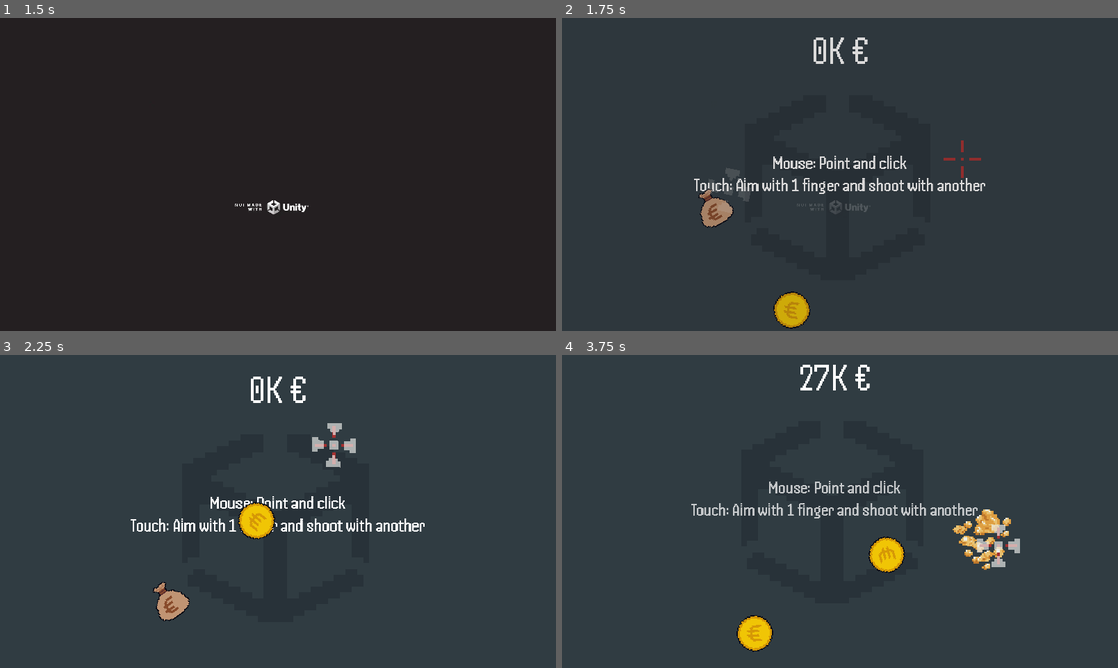
Above: before the commit, frames 1-4 (two rows, left to right).
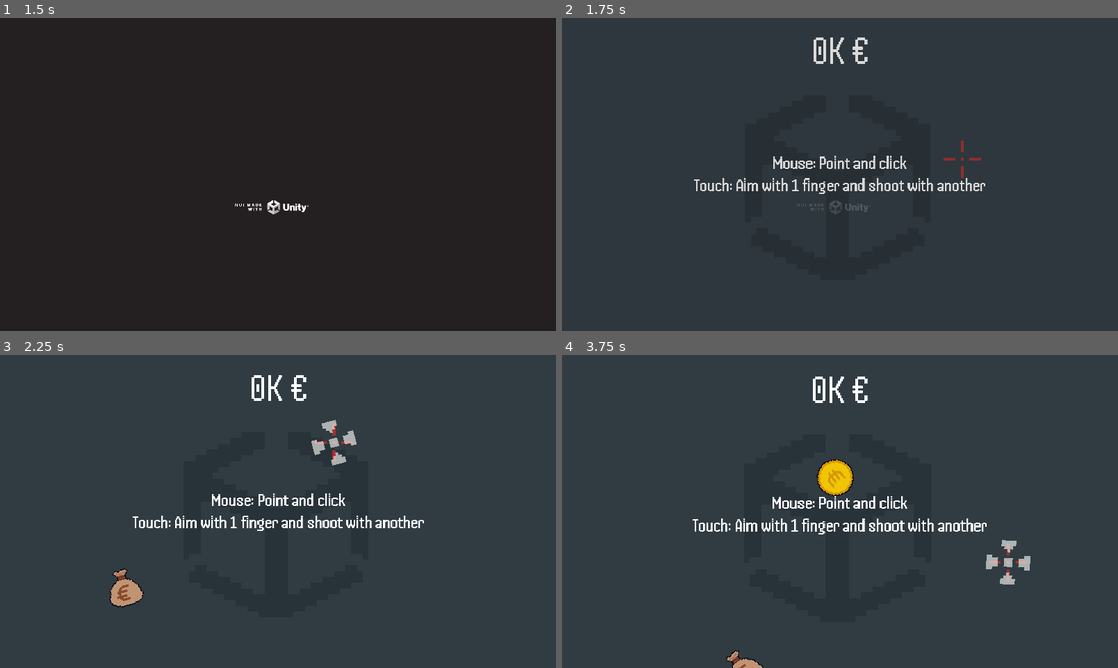
Above: after the commit, the same moments.

Repository: timoschwarzer/unity-footgun
Game: Godot game, scene res://Stage.tscn
Two runs of this game, one before a commit and one after it. Both use one fixed random seed, a clock stepped at 60 frames per second and the inputs below.
Inputs (mouse positions are in pixels of both pictures, inside the frame that each line leads up to):
- Up to frame 1 (1.5 s): tap Enter at 0.5 s; move the mouse to (400, 158) at 0.52 s; click (400, 158) at 0.6 s; tap Space at 1.25 s; drag from (166, 190) to (400, 158) at 1.27 s
- Up to frame 2 (1.75 s): no input
- Up to frame 3 (2.25 s): move the mouse to (333, 442) at 2.02 s; click (333, 442) at 2.1 s
- Up to frame 4 (3.75 s): drag from (812, 574) to (673, 464) at 2.77 s; move the mouse to (1006, 558) at 3.52 s; click (1006, 558) at 3.6 s

Frame 1 is identical in both runs. In frame 2, 1.4% of the frame differs, in the area x 23-73%, y 9-100%; in frame 3, 3.7%; in frame 4, 5.9%, in the area x 23-85%, y 3-100%.

Commit message:
Delay restart on touch screens

Diff:
--- a/Crosshair.gd
+++ b/Crosshair.gd
@@ -32,7 +32,7 @@
 func _input(event: InputEvent) -> void:
 	if event is InputEventScreenTouch || event is InputEventScreenDrag:
 		if event.index == 0:
-			aim_pos = get_viewport_transform().affine_inverse() * event.position + Vector2(100, -150)
+			aim_pos = get_viewport_transform().affine_inverse() * event.position + Vector2(100, -75)
 	elif event is InputEventMouse:
 		aim_pos = event.position
 
--- a/Stage.gd
+++ b/Stage.gd
@@ -25,6 +25,7 @@
 var displayed_score: int = 0
 var highscore: int = 0
 var touch_shot_scheduled := false
+var can_restart_game := false
 
 func _process(delta: float) -> void:
 	if GameState.active:
@@ -117,7 +118,10 @@
 	try_again.visible = true
 	highscore_label.text = 'Highscore: %sK €' % make_score_string(highscore)
 	get_tree().create_tween().tween_property(crosshair, 'aim_pos_snap_pos_ratio', 0.0, 1.0).set_ease(Tween.EASE_OUT).set_trans(Tween.TRANS_EXPO)
-	get_tree().create_tween().tween_property(try_again, 'modulate', Color.WHITE, 0.3).set_delay(1.0)
+	get_tree().create_tween().tween_property(try_again, 'modulate', Color.WHITE, 0.3).set_delay(1.0).finished.connect(
+		func():
+			can_restart_game = true
+	)
 	animation_player.play('amogus')
 
 func restart_game():
@@ -132,9 +136,10 @@
 	crosshair.foot_detect_radius = min((highscore / MAX_FOOT_DETECT_RADIUS_HIGHSCORE_THRESHOLD), 1.0) * MAX_FOOT_DETECT_RADIUS
 
 func _on_yes_button_pressed() -> void:
-	if GameState.active:
+	if GameState.active || !can_restart_game:
 		return
 
+	can_restart_game = false
 	restart_game()
 
 	var tween = get_tree().create_tween()
